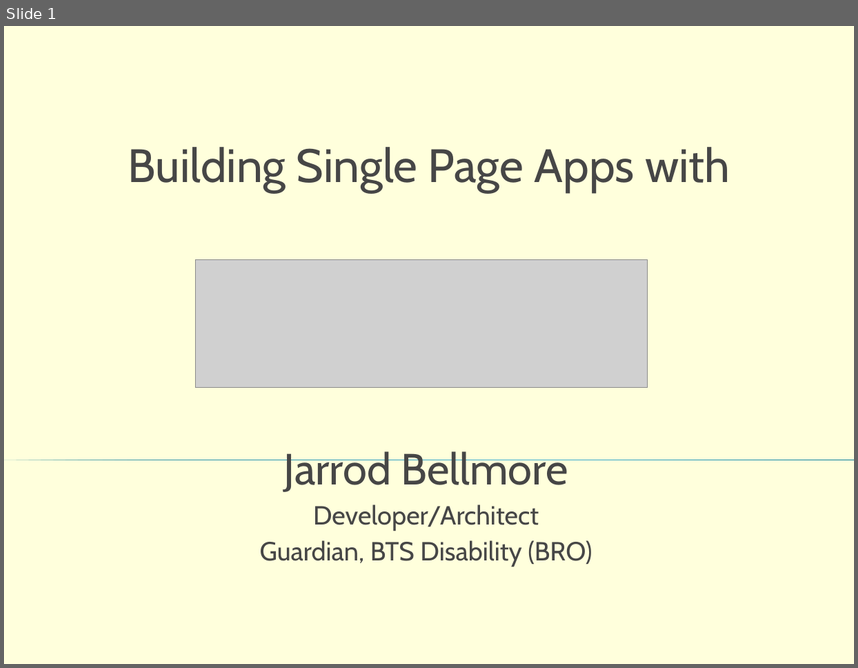
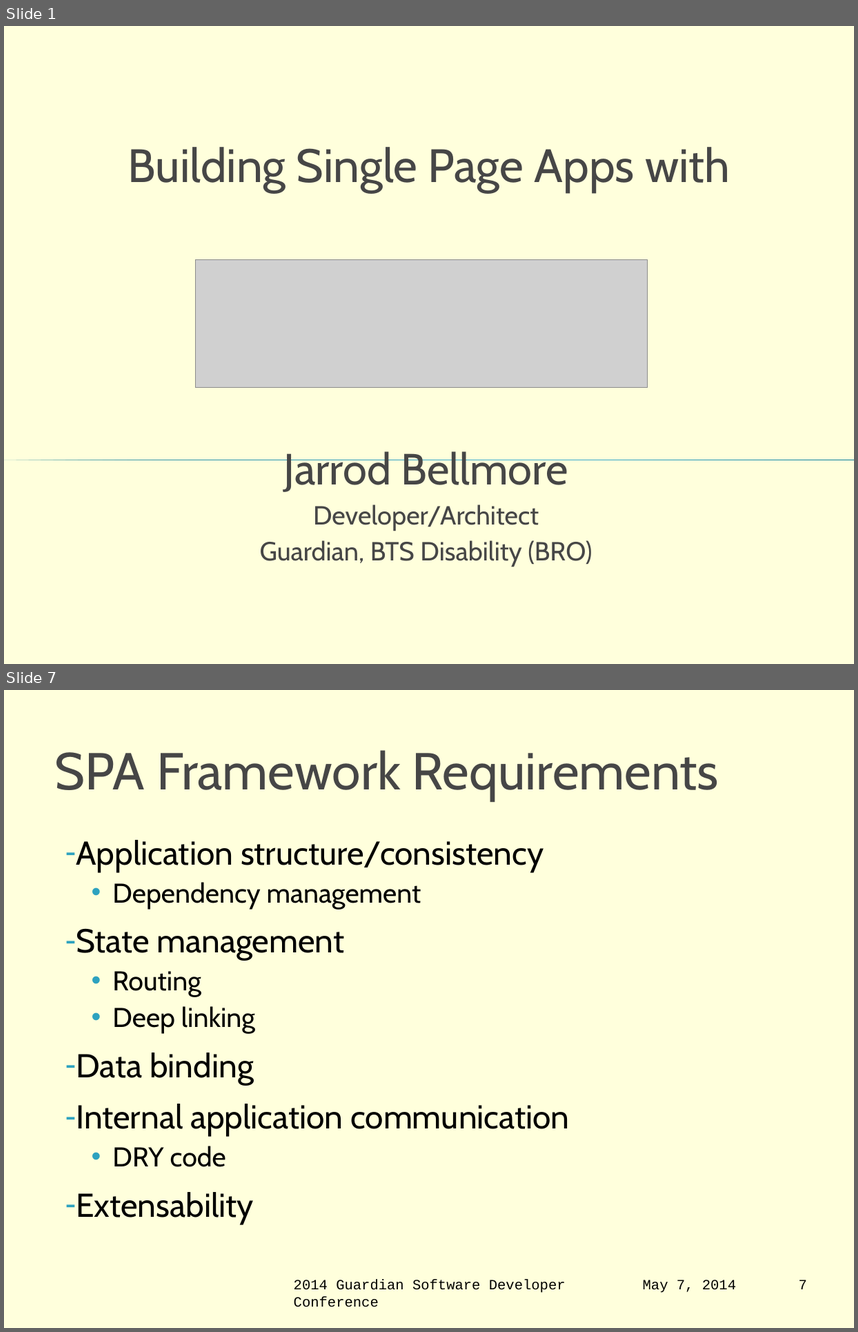
Before and after one commit to jbellmore/GSDC-2014-AngularJS, a slide deck: intro-to-angular-js.pptx. Shown one above the other, each under a label of ours: slide 1 before the commit, slides 1 and 7 after it; the slides between them are not shown. The pictures are 858x668 and 858x1332 pixels, drawn with LibreOffice and Linux fonts; fonts in the diff are those of the drawing; grey boxes stand for pictures; background and template pictures are left out. Boxes give left, top, right and bottom in pixels: in the first picture for what was removed or moved away, otherwise in the second. Text is boxed around its words. In the diff, an @@ line names an element or a change of style, - is before the commit and + after.

Commit message:
Almost done with the slide deck, also added application lifecycles Visio for traditional and SPA web apps

```diff
--- a/intro-to-angular-js.pptx
+++ b/intro-to-angular-js.pptx
@@ slide 7 added at [4,690,854,1328], background #FFFFCC at 68% opacity @@
@@ title added at [55,750,719,800], 44 pt, text #464646 @@
+SPA Framework Requirements
@@ text added at [76,840,569,1224], 28 pt, text #000000 @@
+‐ Application structure/consistency
+  • Dependency management
+‐ State management
+  • Routing
+  • Deep linking
+‐ Data binding
+‐ Internal application communication
+  • DRY code
+‐ Extensability
@@ text added at [294,1279,566,1307], 12 pt, text #000000 @@
+2014 Guardian Software Developer Conference
@@ text added at [643,1279,736,1292], 12 pt, text #000000 @@
+May 7, 2014
@@ page number added at [799,1279,807,1289], 12 pt, text #000000 @@
+7
```
Also in this commit, not shown: 5 slides changed, 5 other slides added, 1 other file.
